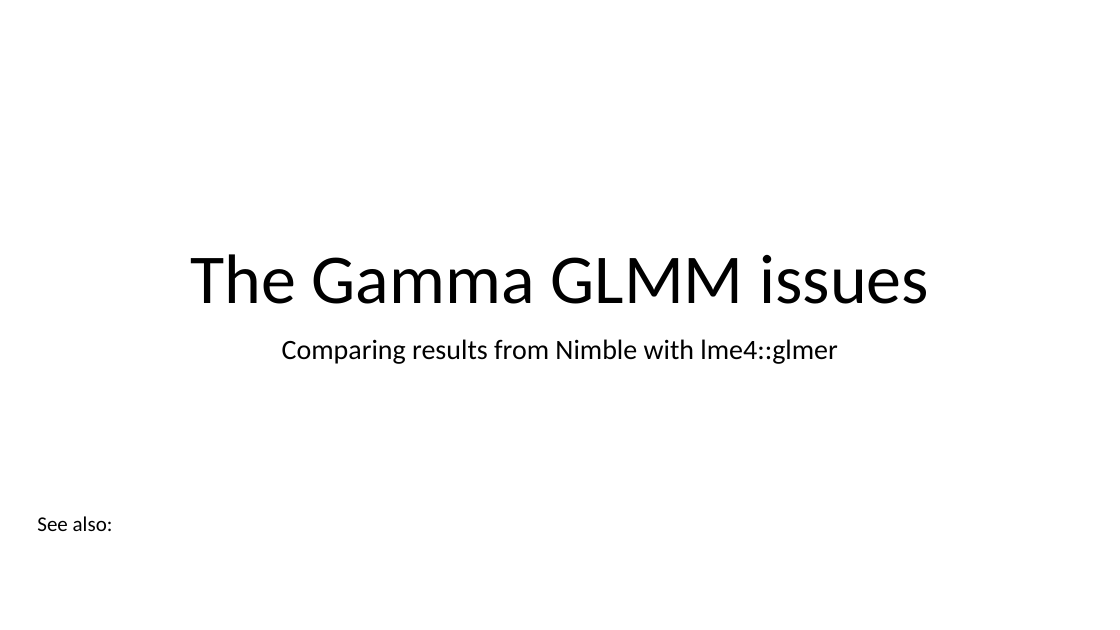
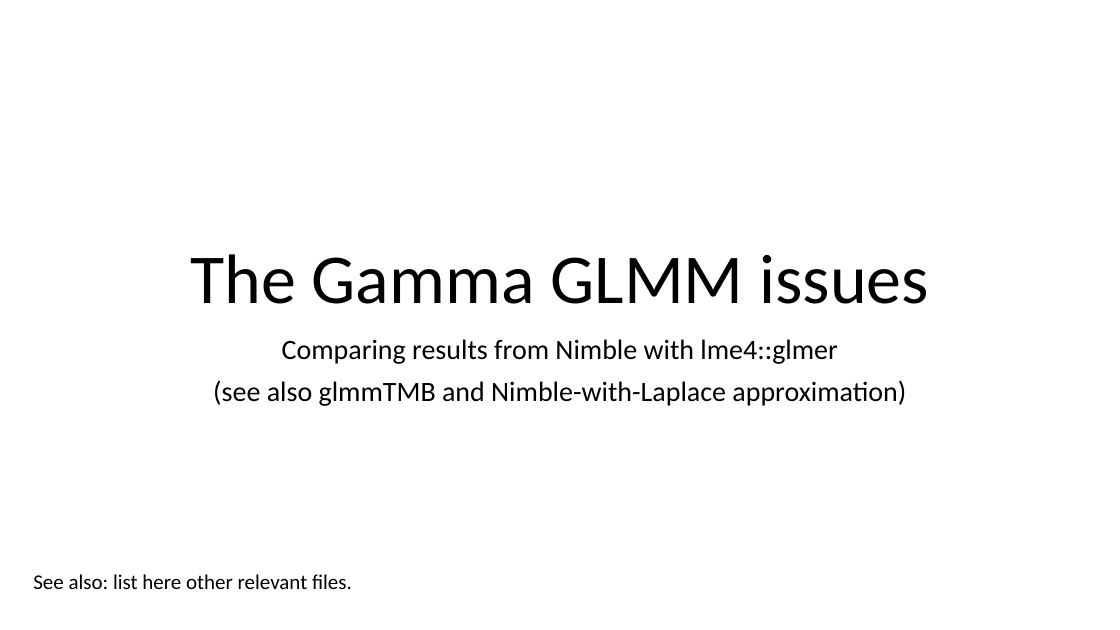
Before and after one commit to TiagoAMarques/Report4BB, a slide deck: slide 1 of LookingAtNimble/Results.pptx. Drawn at 1120x630 pixels with LibreOffice and Linux fonts; fonts in the diff are those of the drawing. Boxes give left, top, right and bottom in pixels: in the first picture for what was removed or moved away, otherwise in the second. Text is boxed around its words. In the diff, an @@ line names an element or a change of style, - is before the commit and + after.

```diff
--- a/LookingAtNimble/Results.pptx
+++ b/LookingAtNimble/Results.pptx
@@ subtitle at [213, 380, 906, 406]: paragraph added @@
+(see also glmmTMB and Nimble-with-Laplace approximation)
@@ text at [33, 574, 352, 589]: text changed @@
-See also:
+See also: list here other relevant files.
```
Also in this commit, not shown: 1 other slide changed, 1 slide added.
